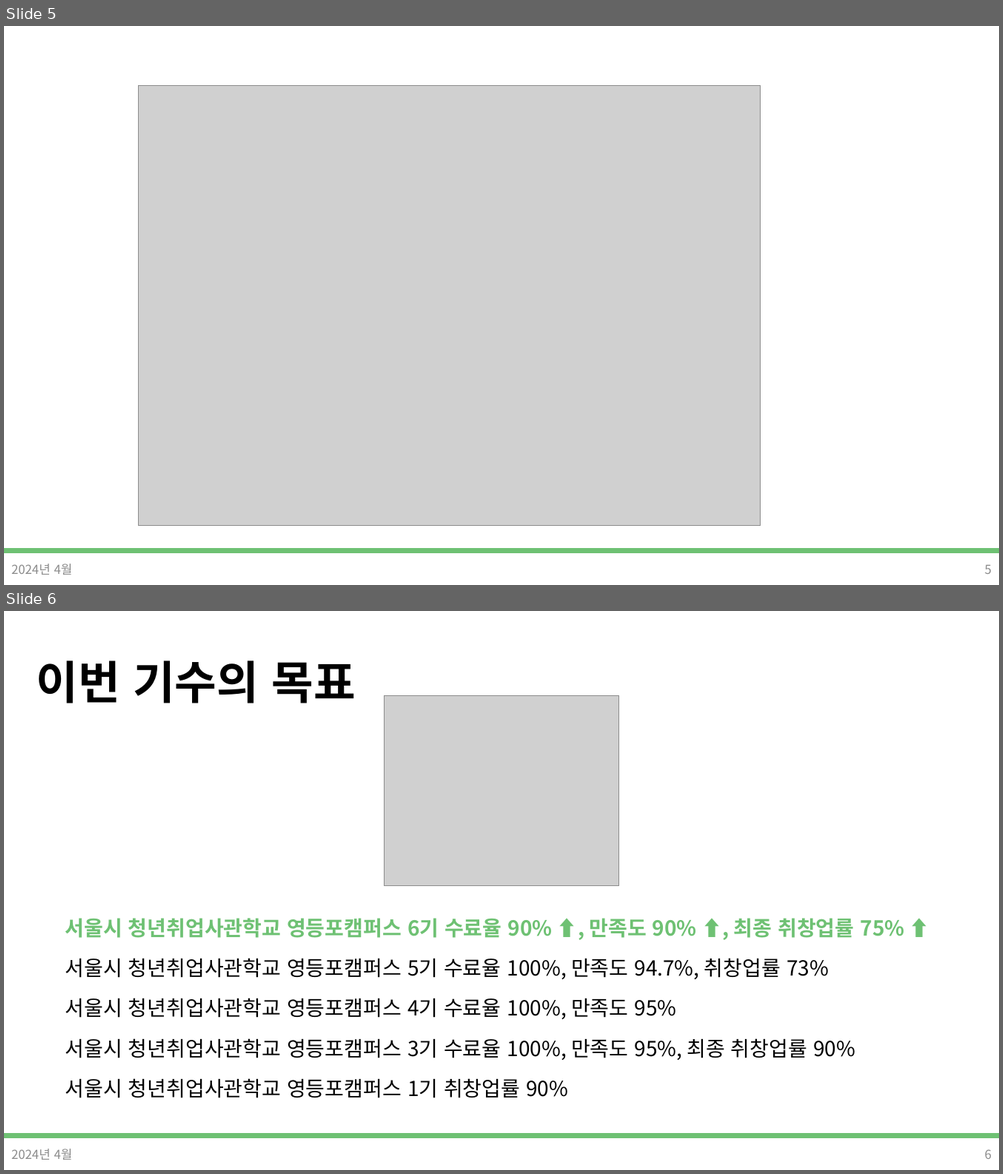
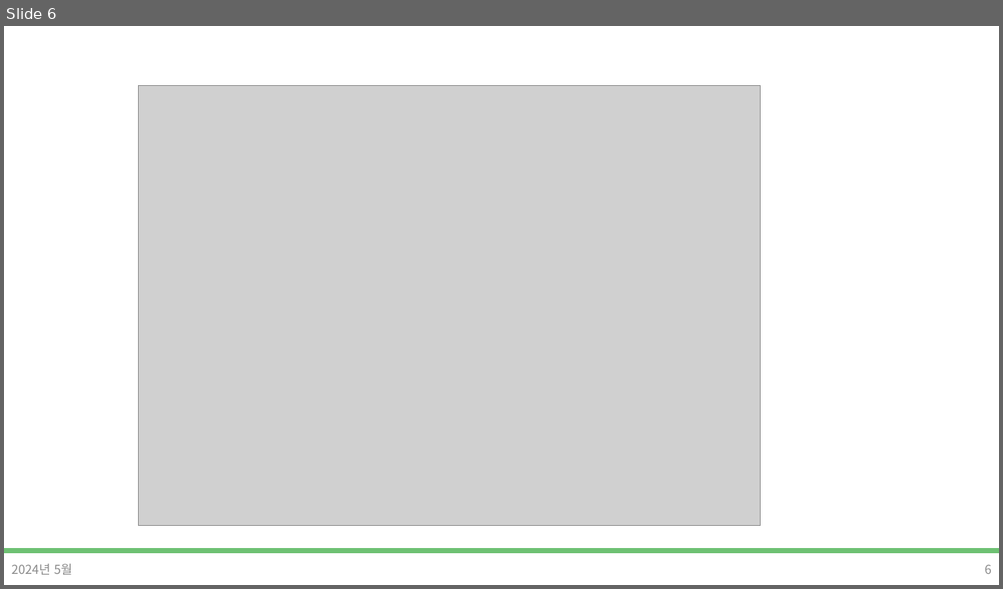
Before and after one commit to DevDamon0527/SeSAC_Yeongdeungpo_Campus_6th, a slide deck: material/[SeSAC_YDP_6] 01_ot,git.pptx. Shown one above the other, each under a label of ours: slides 5 and 6 before the commit, slide 6 after it. The pictures are 1003x1174 and 1003x589 pixels, drawn with LibreOffice and Linux fonts; fonts in the diff are those of the drawing; grey boxes stand for pictures; background and template pictures are left out. Boxes give left, top, right and bottom in pixels: in the first picture for what was removed or moved away, otherwise in the second. Text is boxed around its words. In the diff, an @@ line names an element or a change of style, - is before the commit and + after.

```diff
--- a/material/[SeSAC_YDP_6] 01_ot,git.pptx
+++ b/material/[SeSAC_YDP_6] 01_ot,git.pptx
@@ slide 6 removed at bbox=[4, 611, 999, 1170], background #FFFFFF; not listed: 1 template element that a slide beside it also shows @@
@@ title removed at bbox=[37, 661, 356, 703] @@
-이번 기수의 목표
@@ picture removed at bbox=[384, 696, 619, 886] @@
@@ text removed at bbox=[65, 918, 904, 1099] @@
-서울시 청년취업사관학교 영등포캠퍼스 6기 수료율 90% ⬆, 만족도 90% ⬆, 최종 취창업률 75% ⬆
-서울시 청년취업사관학교 영등포캠퍼스 5기 수료율 100%, 만족도 94.7%, 취창업률 73%
-서울시 청년취업사관학교 영등포캠퍼스 4기 수료율 100%, 만족도 95%
-서울시 청년취업사관학교 영등포캠퍼스 3기 수료율 100%, 만족도 95%, 최종 취창업률 90%
-서울시 청년취업사관학교 영등포캠퍼스 1기 취창업률 90%
@@ text removed at bbox=[11, 1149, 73, 1160] @@
-2024년 4월
@@ page number removed at bbox=[984, 1150, 991, 1159] @@
-6
@@ what was slide 5 is now slide 6 @@
@@ slide 6 changed as well @@
@@ text at bbox=[11, 564, 73, 575]: text changed @@
-2024년 4월
+2024년 5월
@@ page number at bbox=[984, 565, 991, 574]: text changed @@
-5
+6
```
Also in this commit, not shown: 29 other slides changed, 5 slides added, 3 other slides removed.
